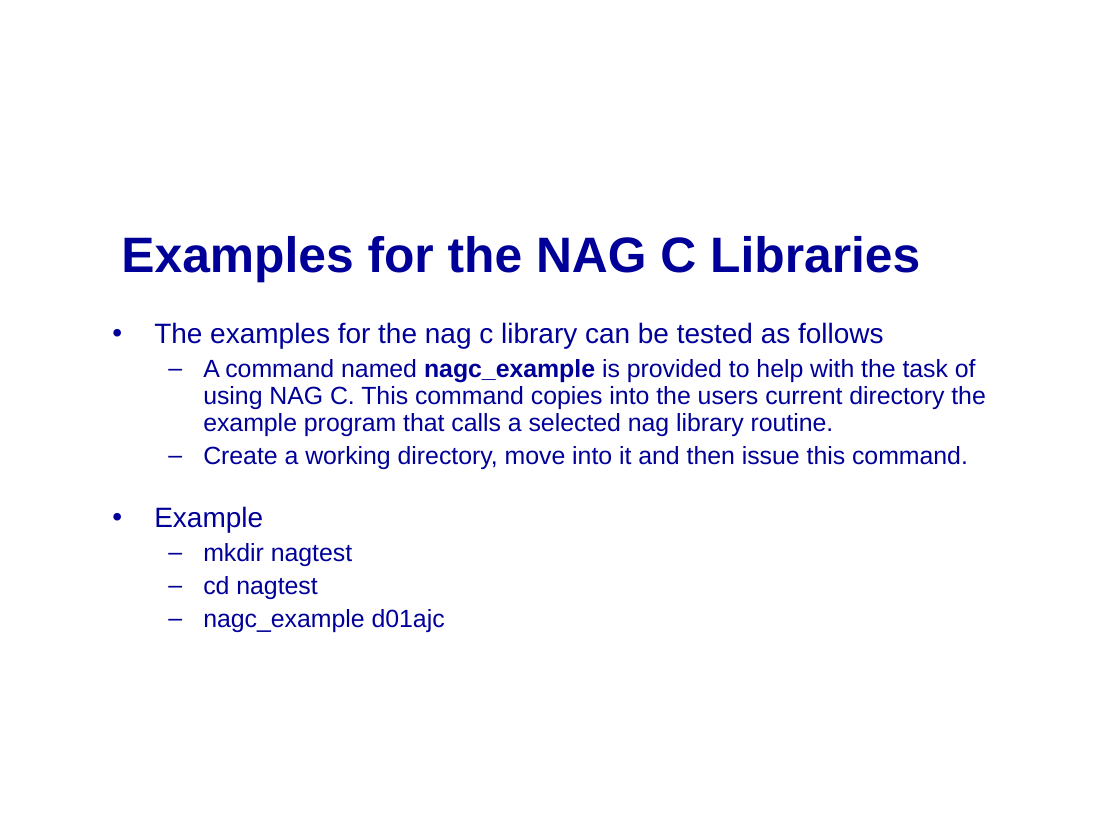
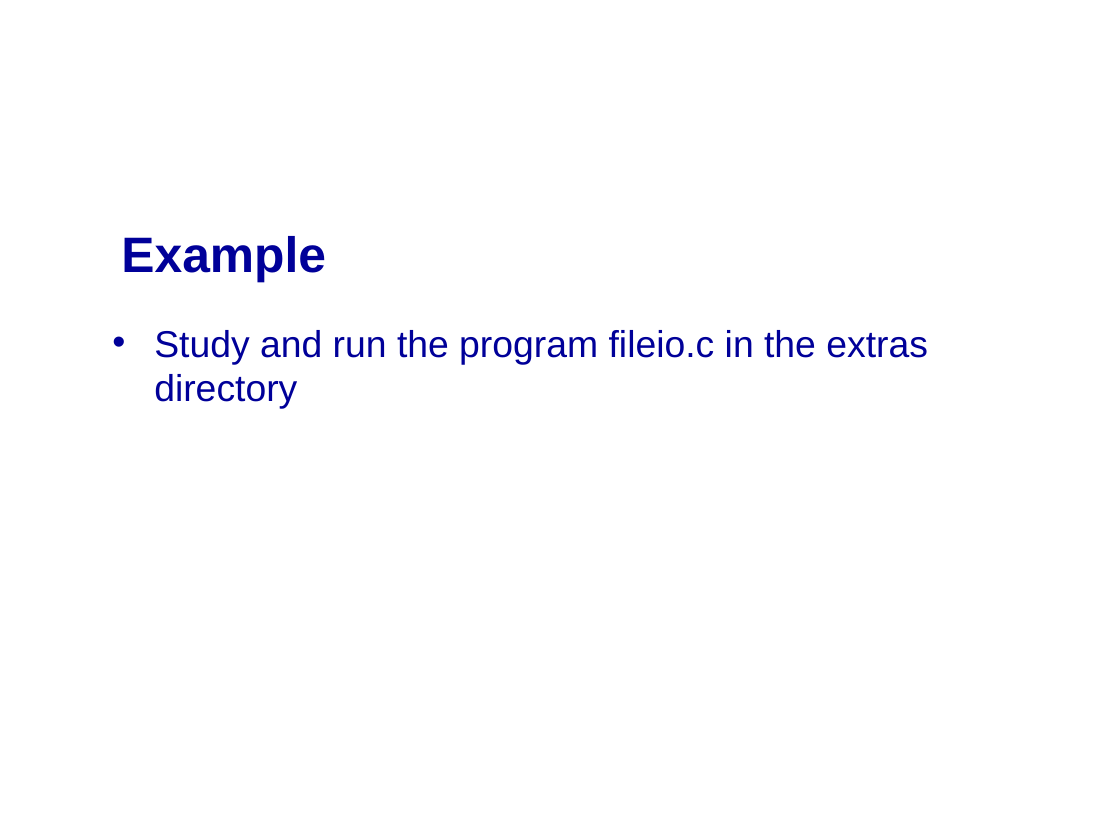
Before and after one commit to mikeg64/iome, a slide deck: slide 27 of src/examples/course/c/presentation/IntrotoC4.ppt (slide 4 before the commit). Drawn at 1120x840 pixels with LibreOffice and Linux fonts; fonts in the diff are those of the drawing; background and template pictures are left out. Boxes give left, top, right and bottom in pixels: in the first picture for what was removed or moved away, otherwise in the second. Text is boxed around its words. In the diff, an @@ line names an element or a change of style, - is before the commit and + after.

```diff
--- a/src/examples/course/c/presentation/IntrotoC4.ppt
+++ b/src/examples/course/c/presentation/IntrotoC4.ppt
@@ title at <box>121,236,326,282</box>: text changed @@
-Examples for the NAG C Libraries
+Example
@@ text at <box>154,330,928,409</box>: text changed; size 16 to 24 pt @@
-• The examples for the nag c library can be tested as follows
-  – A command named nagc_example is provided to help with the task of using NAG C. This command copies into the users current directory the example program that calls a selected nag library routine.
-  – Create a working directory, move into it and then issue this command.
-• Example
-  – mkdir nagtest
-  – cd nagtest
-  – nagc_example d01ajc
+• Study and run the program fileio.c in the extras directory
```
Also in this commit, not shown: 3 other slides changed, 23 slides added, 39 slides removed, 5 other files.
